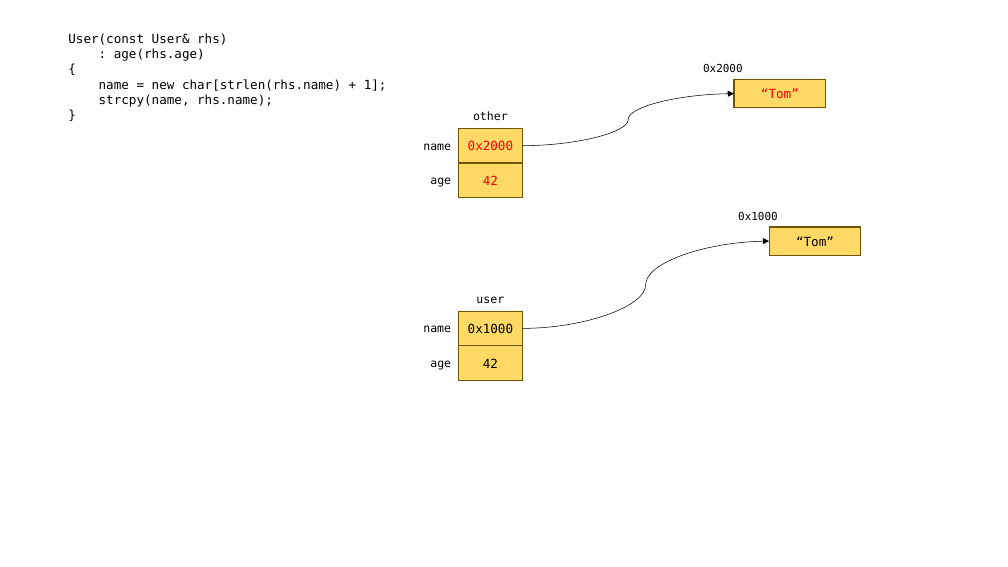
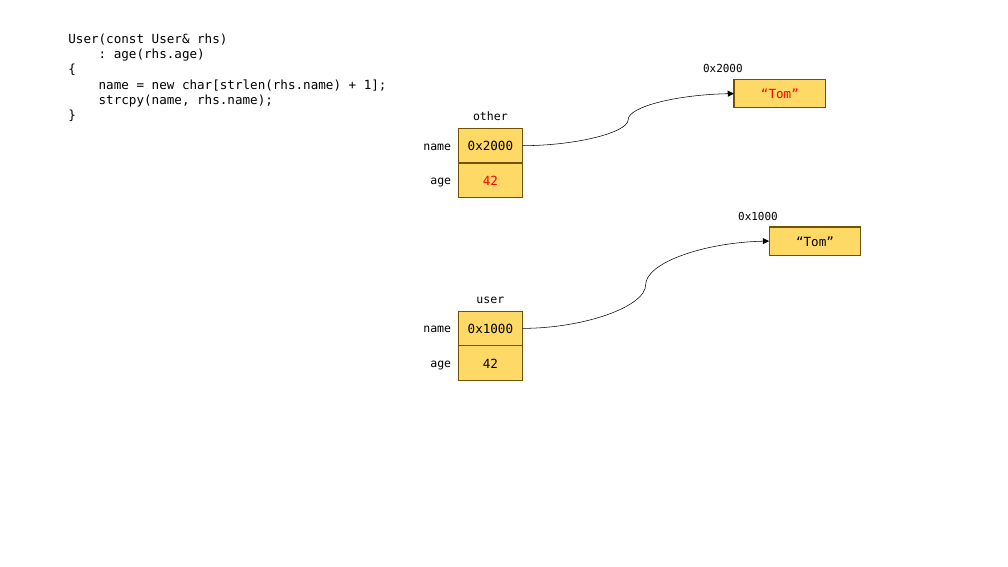
Before and after one commit to loopinf/hyundai_230612, a slide deck: slide 18 of 230612.pptx. Drawn at 1008x567 pixels with LibreOffice and Linux fonts; fonts in the diff are those of the drawing. Boxes give left, top, right and bottom in pixels: in the first picture for what was removed or moved away, otherwise in the second. Text is boxed around its words. In the diff, an @@ line names an element or a change of style, - is before the commit and + after.

```diff
--- a/230612.pptx
+++ b/230612.pptx
@@ rectangle "0x2000" at (x1=459, y1=129, x2=523, y2=163): text colour #FF0000 to #000000 @@
```
Also in this commit, not shown: 4 slides added, 1 other file.
